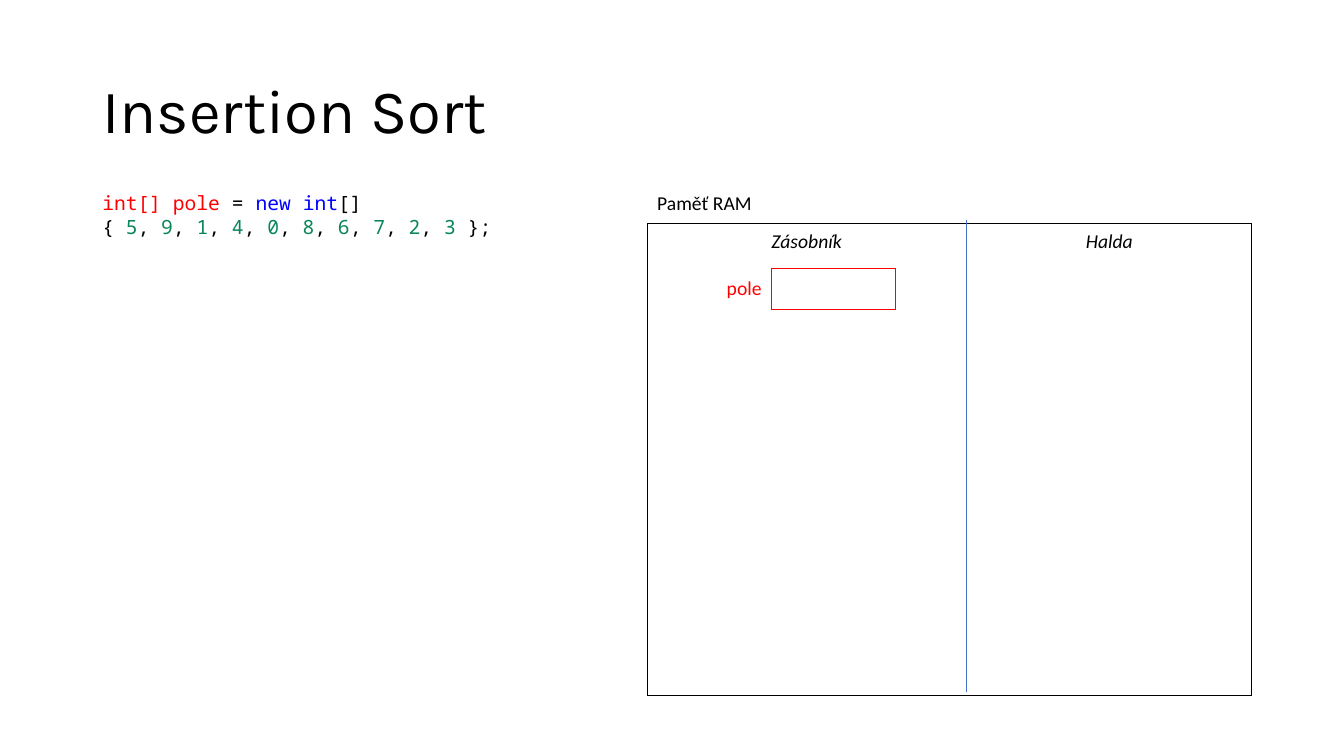
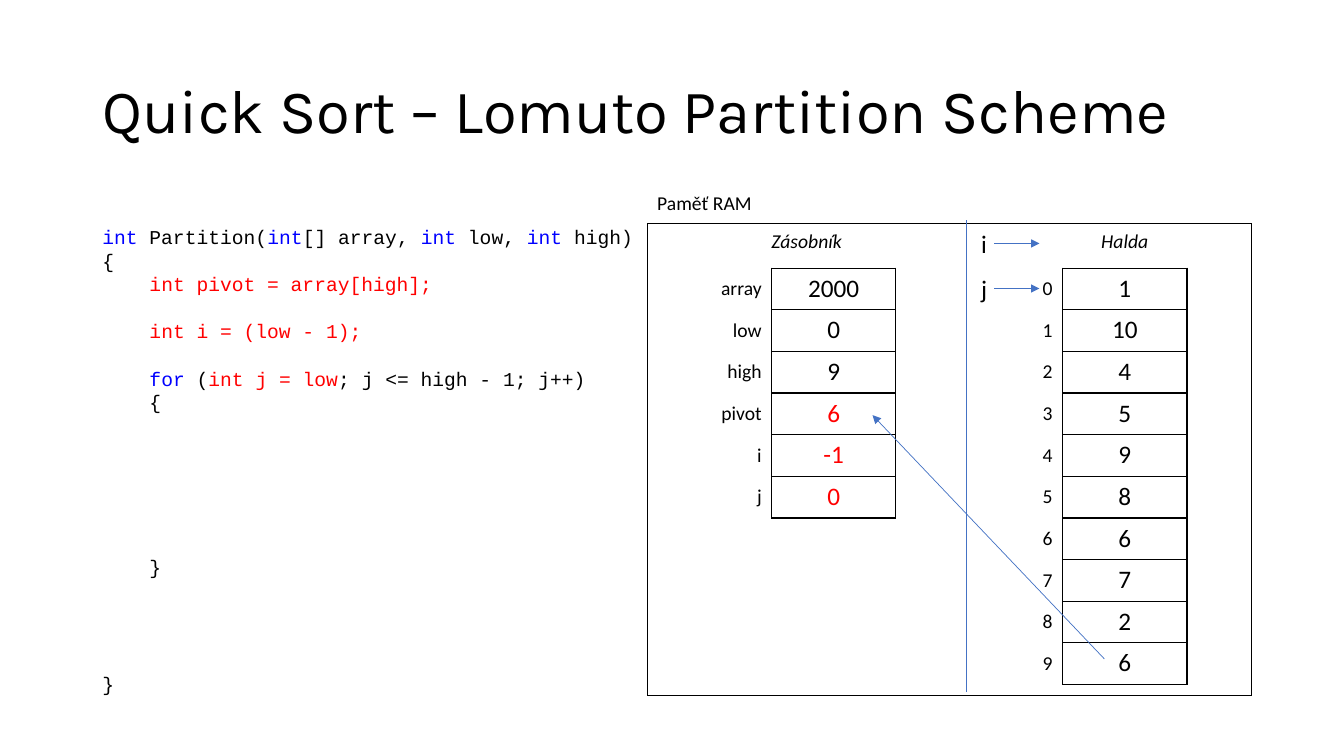
Before and after one commit to ekral/FAI, a slide deck: slide 8 of PA/seminar/Prezentace_seminar_ZAP_8_quick_sort.pptx. Drawn at 1344x756 pixels with LibreOffice and Linux fonts; fonts in the diff are those of the drawing. Boxes give left, top, right and bottom in pixels: in the first picture for what was removed or moved away, otherwise in the second. Text is boxed around its words. In the diff, an @@ line names an element or a change of style, - is before the commit and + after.

Commit message:
Lomuto partition scheme

```diff
--- a/PA/seminar/Prezentace_seminar_ZAP_8_quick_sort.pptx
+++ b/PA/seminar/Prezentace_seminar_ZAP_8_quick_sort.pptx
@@ title at [102, 90, 1169, 144]: text changed @@
-Insertion Sort
+Quick Sort – Lomuto Partition Scheme
@@ text at [102, 231, 633, 390]: text changed; font Noto Sans Mono to Courier New @@
-int[] pole = new int[]
-{ 5, 9, 1, 4, 0, 8, 6, 7, 2, 3 };
+int Partition(int[] array, int low, int high)
+{
+int pivot = array[high];
+int i = (low - 1);
+for (int j = low; j <= high - 1; j++)
+{
+}
+}
@@ text added at [981, 235, 987, 253], 18 pt, text #000000 @@
+i
@@ text "Halda": place and size @@
-text "Halda" at [1086, 234, 1133, 248]
+text "Halda" at [1101, 234, 1148, 248]
@@ table at [673, 268, 896, 518] @@
-row 1: pole | 
+row 1: array | 2000
+row 2: low | 0
+row 3: high | 9
+row 4: pivot | 6
+row 5: i | -1
+row 6: j | 0
@@ arrow added from (994, 244) to (1040, 244), #4472C4 0.5 pt @@
@@ table added at [1030, 268, 1187, 685], 10 rows, 2 columns @@
+0 | 1
+1 | 10
+2 | 4
+3 | 5
+4 | 9
+5 | 8
+6 | 6
+7 | 7
+8 | 2
+9 | 6
@@ text added at [981, 280, 987, 303], 18 pt, text #000000 @@
+j
@@ arrow added from (994, 288) to (1040, 288), #4472C4 0.5 pt @@
@@ arrow added from (1105, 659) to (873, 415), #4472C4 0.5 pt @@
```
Also in this commit, not shown: 4 other slides changed, 20 slides added.
